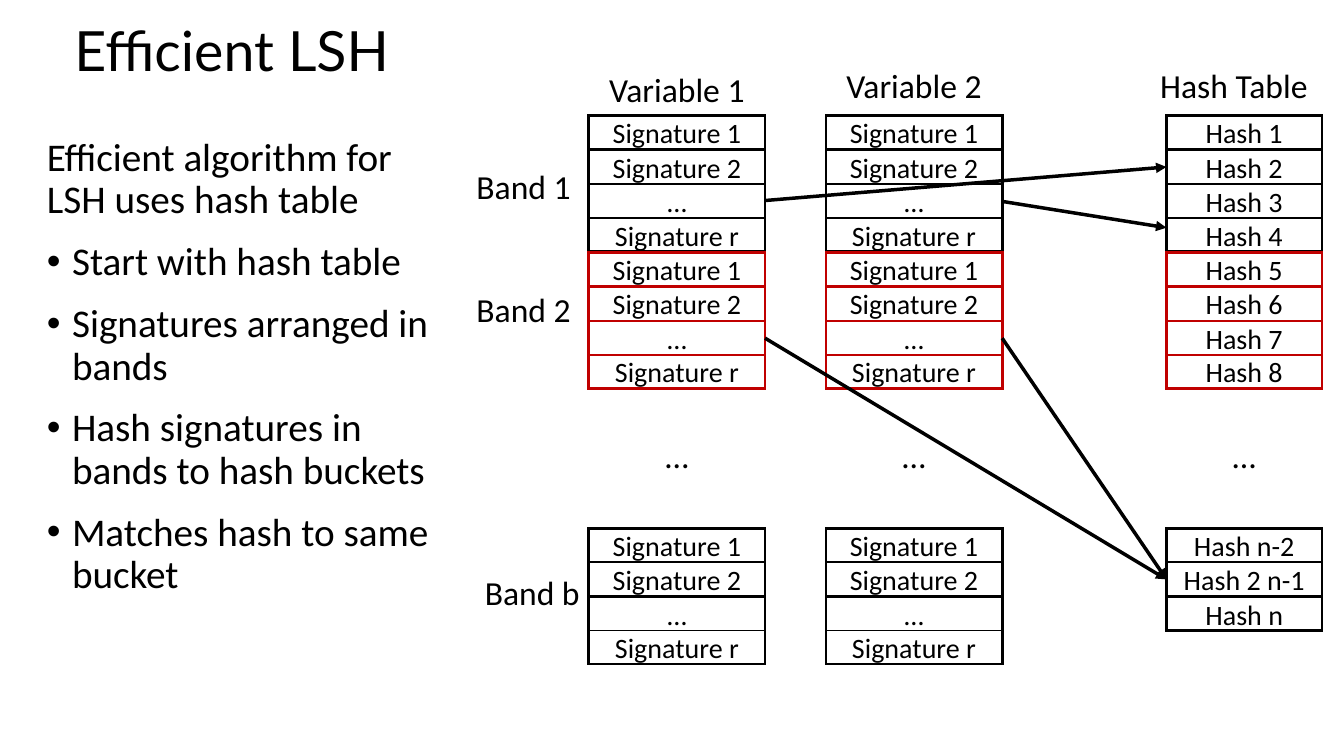
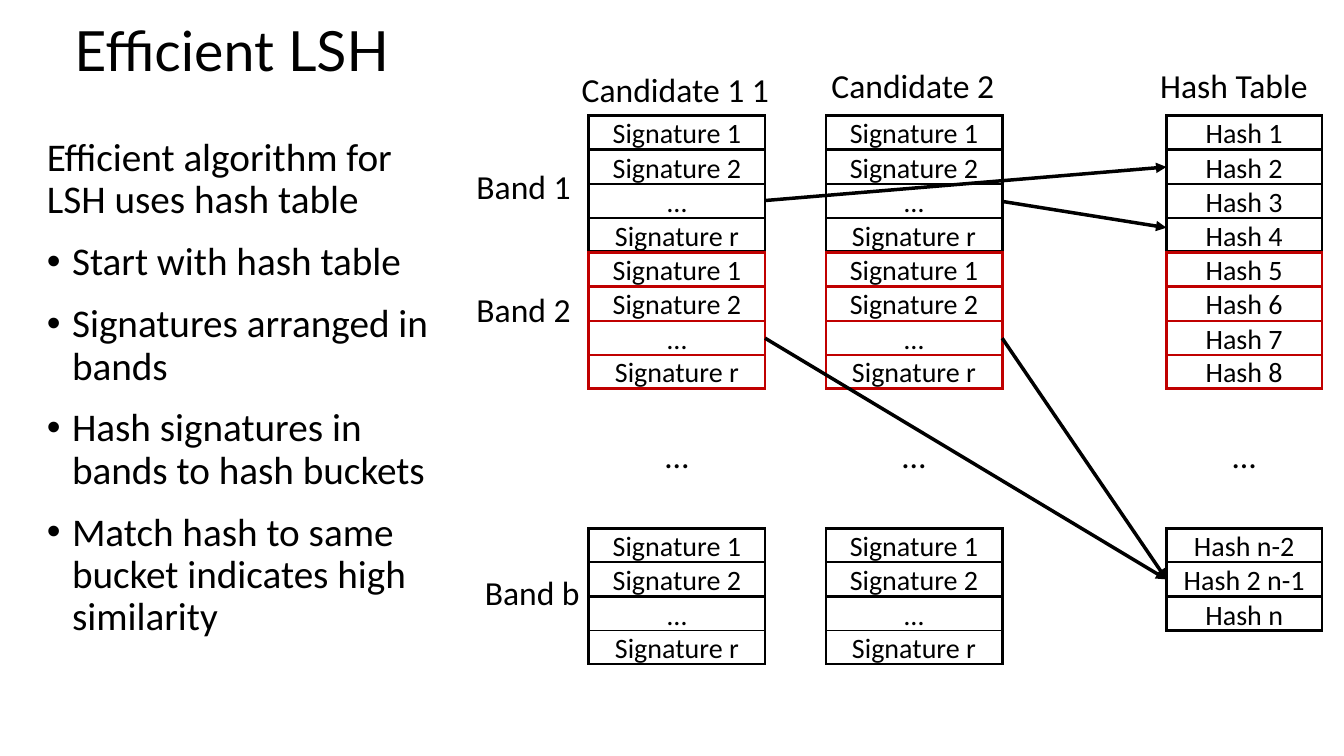
Before and after one commit to StephenElston/CSCI-E-108, a slide deck: slide 36 of slides/4_DistanceAndSimilarityMeasures_Part2.pptx. Drawn at 1344x756 pixels with LibreOffice and Linux fonts; fonts in the diff are those of the drawing. Boxes give left, top, right and bottom in pixels: in the first picture for what was removed or moved away, otherwise in the second. Text is boxed around its words. In the diff, an @@ line names an element or a change of style, - is before the commit and + after.

Commit message:
Update to slides

```diff
--- a/slides/4_DistanceAndSimilarityMeasures_Part2.pptx
+++ b/slides/4_DistanceAndSimilarityMeasures_Part2.pptx
@@ text at (x1=582, y1=78, x2=769, y2=103): text changed @@
-Variable 1
+Candidate 1 1
@@ text at (x1=831, y1=74, x2=994, y2=99): text changed @@
-Variable 2
+Candidate 2
@@ text at (x1=72, y1=518, x2=406, y2=637): text changed @@
-• Matches hash to same bucket
+• Match hash to same bucket indicates high similarity
```
Also in this commit, not shown: 1 other slide changed, 1 other file.
